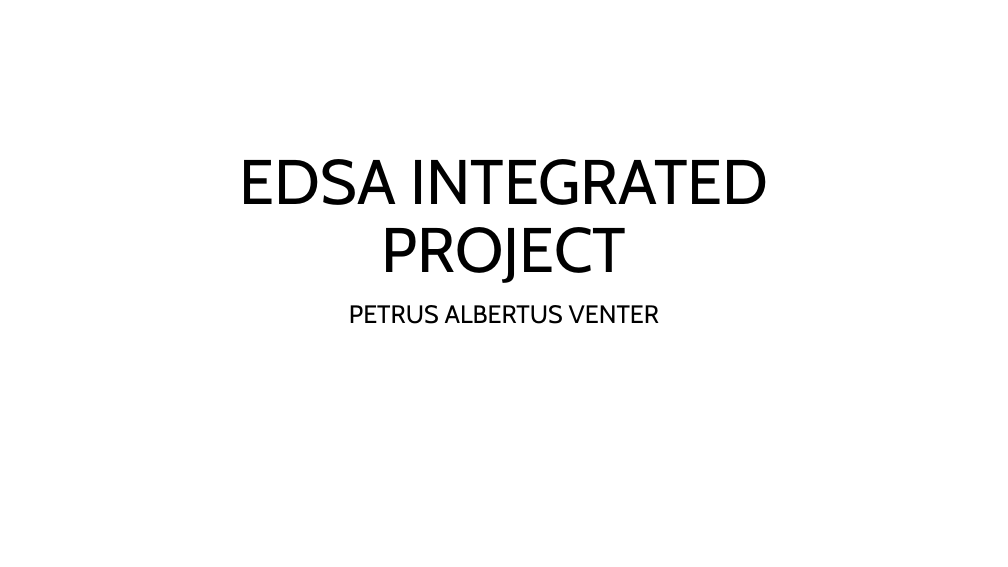
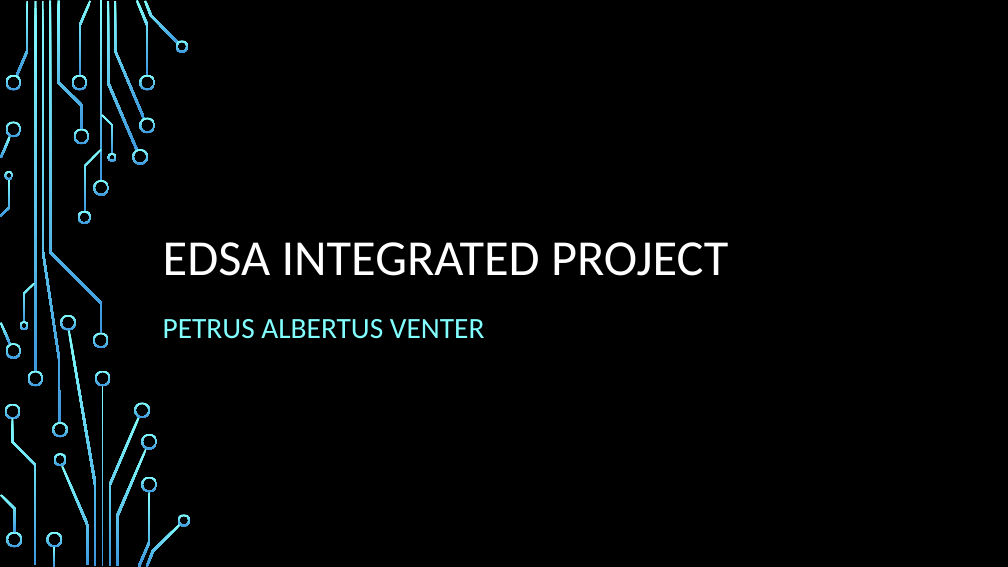
Before and after one commit to Bertie1990/Integrated-Project, a slide deck: slide 1 of problem statement and landscape/EDSA INTEGRATED PROJECT.pptx. Drawn at 1008x567 pixels with LibreOffice and Linux fonts; fonts in the diff are those of the drawing; background and template pictures are left out. Boxes give left, top, right and bottom in pixels: in the first picture for what was removed or moved away, otherwise in the second. Text is boxed around its words. In the diff, an @@ line names an element or a change of style, - is before the commit and + after.

```diff
--- a/problem statement and landscape/EDSA INTEGRATED PROJECT.pptx
+++ b/problem statement and landscape/EDSA INTEGRATED PROJECT.pptx
@@ background #FFFFFF to picture (left out) @@
@@ title "EDSA INTEGRATED PROJECT": place and size @@
-title "EDSA INTEGRATED PROJECT" at box(240, 159, 768, 283)
+title "EDSA INTEGRATED PROJECT" at box(163, 242, 728, 276)
@@ title "EDSA INTEGRATED PROJECT" at box(163, 242, 728, 276): size 60 to 48 pt, font Cabin to Calibri, text colour #000000 to #FFFFFF; alignment centre to left @@
@@ subtitle "PETRUS ALBERTUS VENTER": place and size @@
-subtitle "PETRUS ALBERTUS VENTER" at box(349, 305, 660, 324)
+subtitle "PETRUS ALBERTUS VENTER" at box(163, 319, 485, 339)
@@ subtitle "PETRUS ALBERTUS VENTER" at box(163, 319, 485, 339): size 24 to 28 pt, font Cabin to Calibri, text colour #000000 to #82FFFF; alignment centre to left; line spacing 0.9 to 1.2 @@
@@ group added at box(0, 0, 191, 567): 50 freeform shapes, 4 rectangles @@
```
Also in this commit, not shown: 3 other slides changed, 2 other files.
